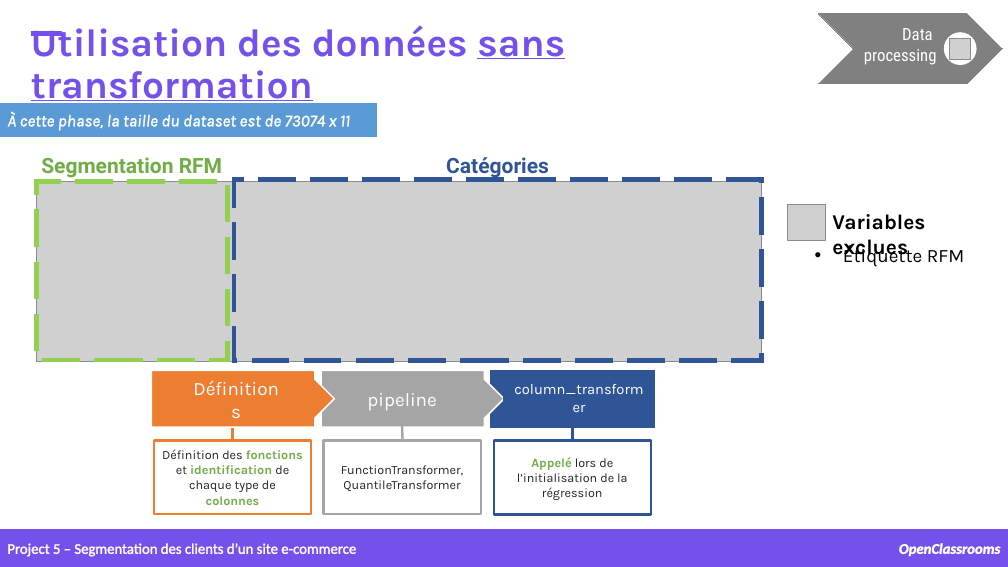
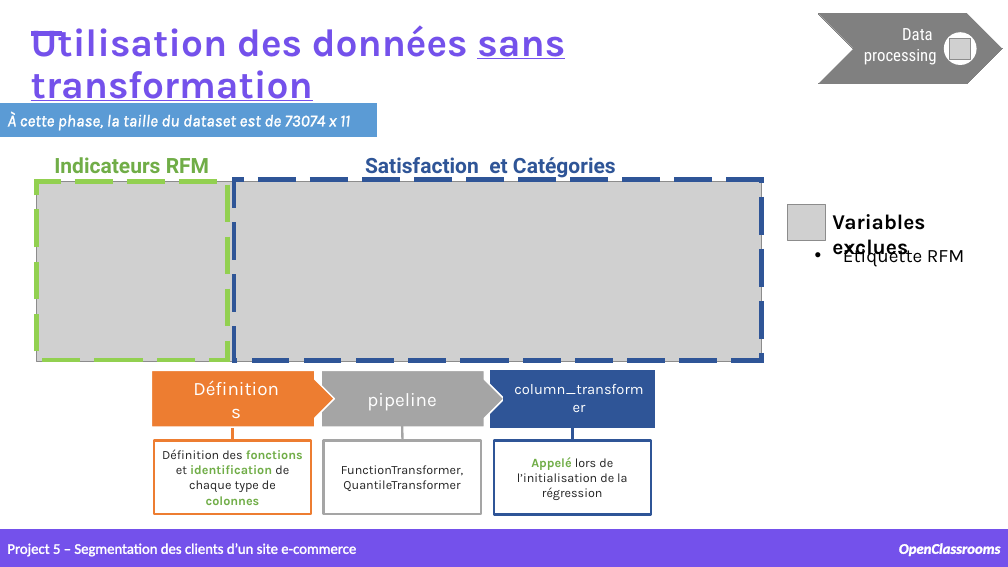
Before and after one commit to samirhinojosa/OC-P5-segment-customers-of-website, a slide deck: slide 22 of supports/P5_presentation v3.pptx (slide 24 before the commit). Drawn at 1008x567 pixels with LibreOffice and Linux fonts; fonts in the diff are those of the drawing; grey boxes stand for pictures; background and template pictures are left out. Boxes give left, top, right and bottom in pixels: in the first picture for what was removed or moved away, otherwise in the second. Text is boxed around its words. In the diff, an @@ line names an element or a change of style, - is before the commit and + after.

```diff
--- a/supports/P5_presentation v3.pptx
+++ b/supports/P5_presentation v3.pptx
@@ text at [54,157,209,173]: text changed @@
-Segmentation RFM
+Indicateurs RFM
@@ text at [365,157,616,179]: text changed @@
-Catégories
+Satisfaction et Catégories
```
Also in this commit, not shown: 11 other slides changed, 3 slides added, 1 other file.
